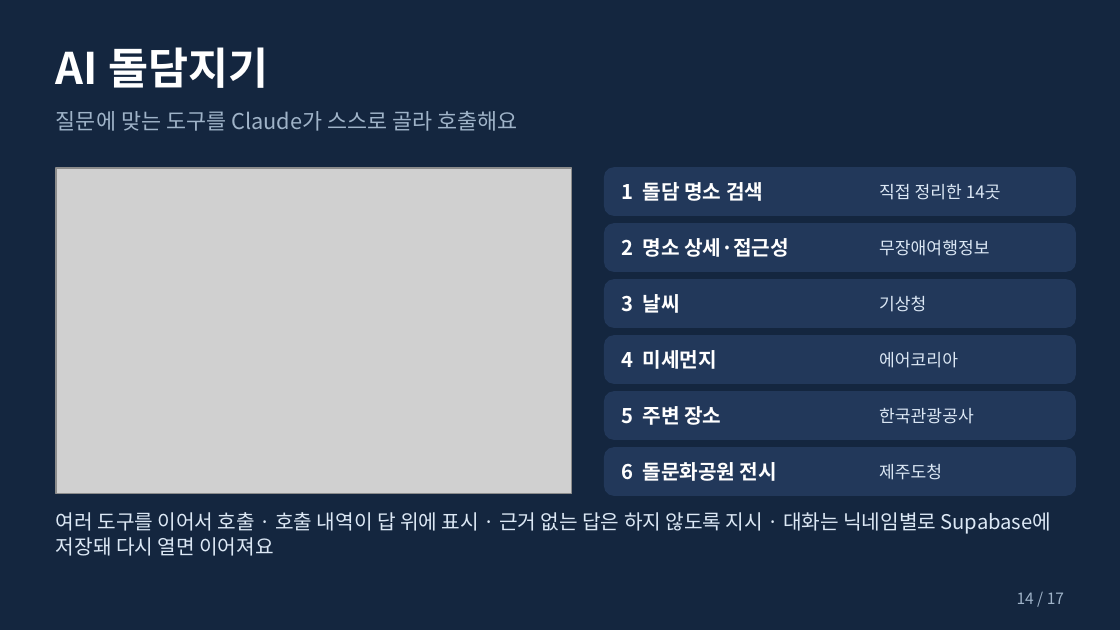
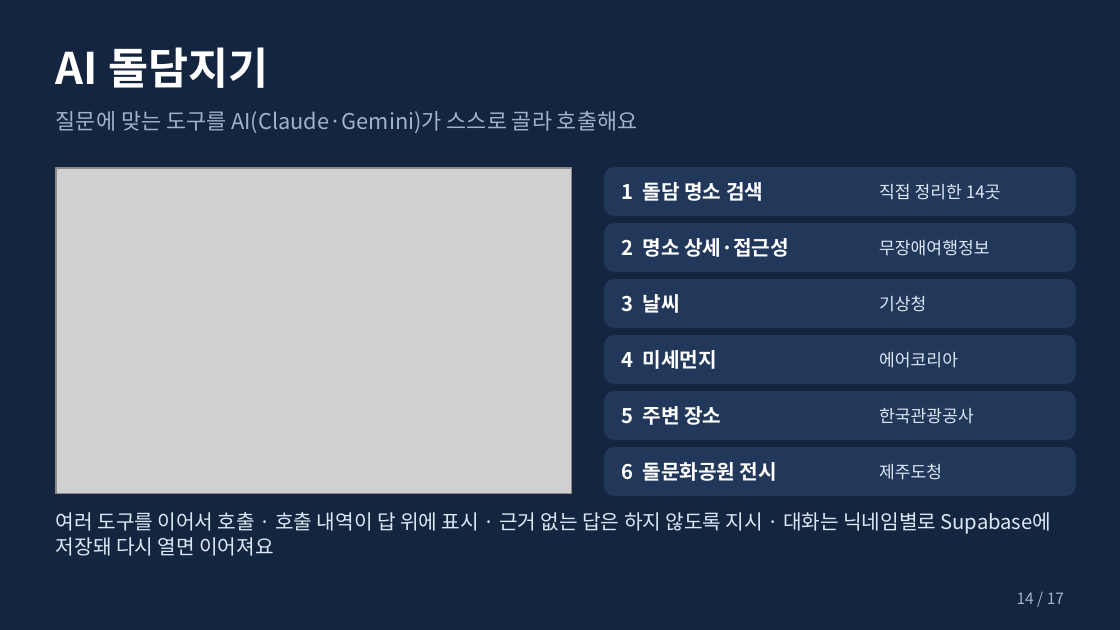
Before and after one commit to pjhjustin2430-cmd/doldam-today-jeju, a slide deck: slide 14 of docs/돌담오늘_발표자료.pptx. Drawn at 1120x630 pixels with LibreOffice and Linux fonts; fonts in the diff are those of the drawing; grey boxes stand for pictures. Boxes give left, top, right and bottom in pixels: in the first picture for what was removed or moved away, otherwise in the second. Text is boxed around its words. In the diff, an @@ line names an element or a change of style, - is before the commit and + after.

```diff
--- a/docs/돌담오늘_발표자료.pptx
+++ b/docs/돌담오늘_발표자료.pptx
@@ text at (56,111,637,133): text changed @@
-질문에 맞는 도구를 Claude가 스스로 골라 호출해요
+질문에 맞는 도구를 AI(Claude·Gemini)가 스스로 골라 호출해요
```
Also in this commit, not shown: 5 other files.
